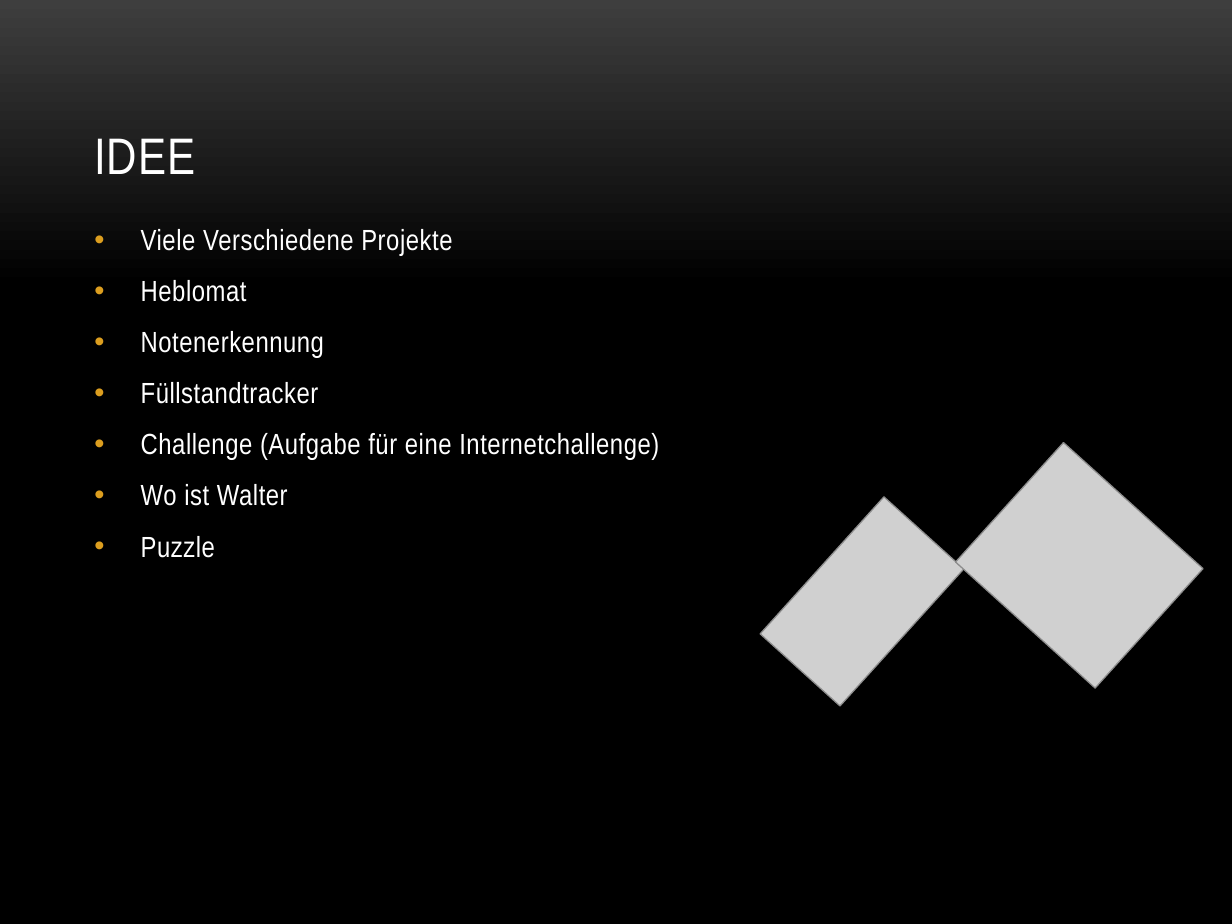
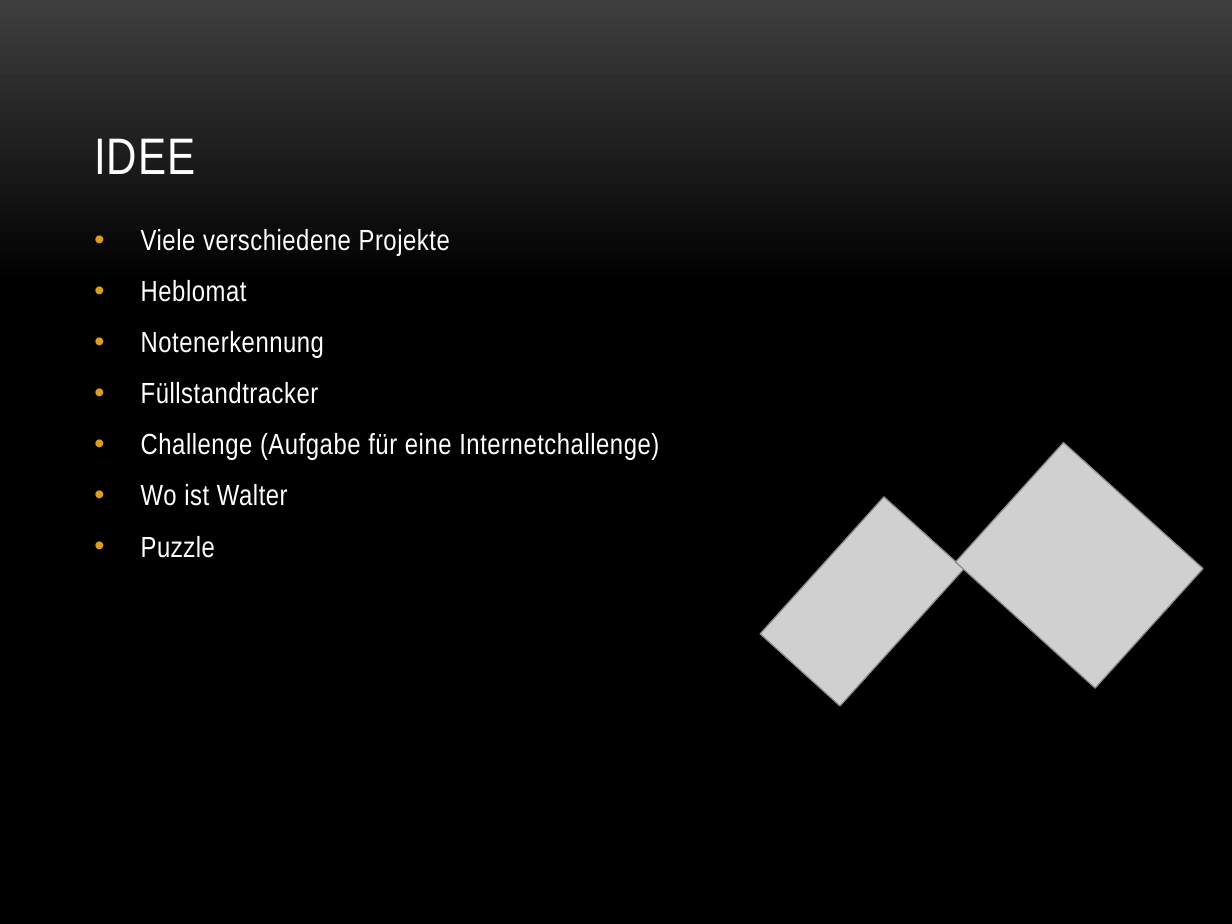
Before and after one commit to baertschi/Puzzle, a slide deck: slide 3 of Doku/Puzzle.pptx. Drawn at 1232x924 pixels with LibreOffice and Linux fonts; fonts in the diff are those of the drawing; grey boxes stand for pictures; background and template pictures are left out. Boxes give left, top, right and bottom in pixels: in the first picture for what was removed or moved away, otherwise in the second. Text is boxed around its words. In the diff, an @@ line names an element or a change of style, - is before the commit and + after.

```diff
--- a/Doku/Puzzle.pptx
+++ b/Doku/Puzzle.pptx
@@ text at [141,229,450,256]: text changed @@
-• Viele Verschiedene Projekte
+• Viele verschiedene Projekte
```
Also in this commit, not shown: 9 other slides changed, 2 slides removed, 1 other file.
